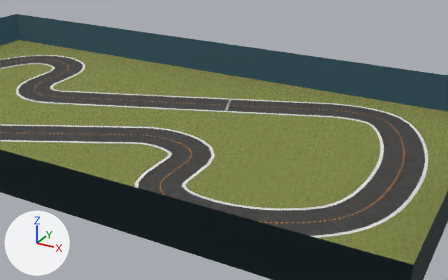
Before and after pictures for a commit that changed the COLLADA model bundle/meshes/2022_june_open_cw/2022_june_open_cw.dae.
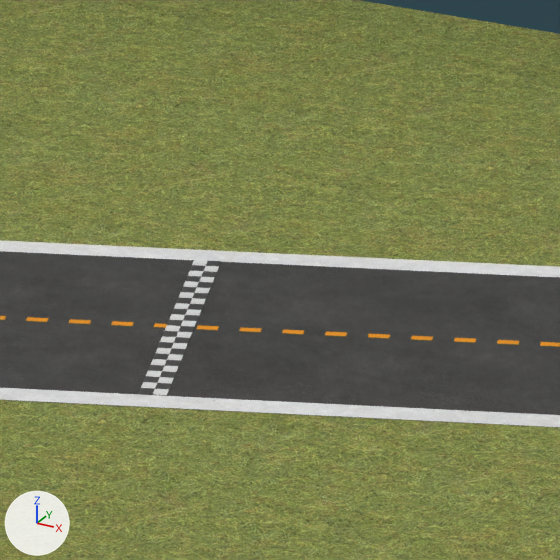
There are two pictures of each version: one from a 50 mm lens placed at (9.64, -12.14, 6.05), pointed at (2.01, 1.72, -0.88), one close up on the part from 48% to 58% of the width and 28% to 45% of the height. The axes (+X, +Y, +Z) are drawn at lower left. The lights are the same throughout. Where no turn or scale is listed for an object, it has been applied to the vertices.

The first close-up shows 'StartLine', 'cl', 'field', 'il', 'ol', 'road', 'wall'.
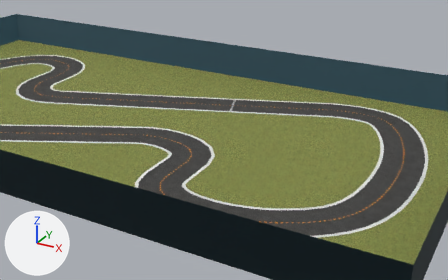
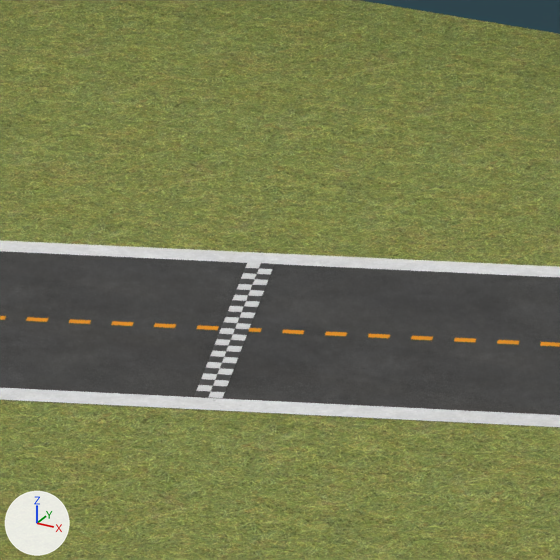
Location of each change, [x1, y1, x2, y2] in pixels of the close-ups (560 x 560 px):
'StartLine', moved: before [138, 260, 221, 395]; after [194, 262, 274, 398]

Diff of the bpy script that builds the scene:
```diff
--- a/bundle/meshes/2022_june_open_cw/2022_june_open_cw.dae.py
+++ b/bundle/meshes/2022_june_open_cw/2022_june_open_cw.dae.py
@@ ob_startline @@
 ob_startline = bpy.data.objects.new('StartLine', me_plane)
-ob_startline.location = (1.926, 2.127, 0.002)
+ob_startline.location = (2.047, 2.172, 0.002)
```
